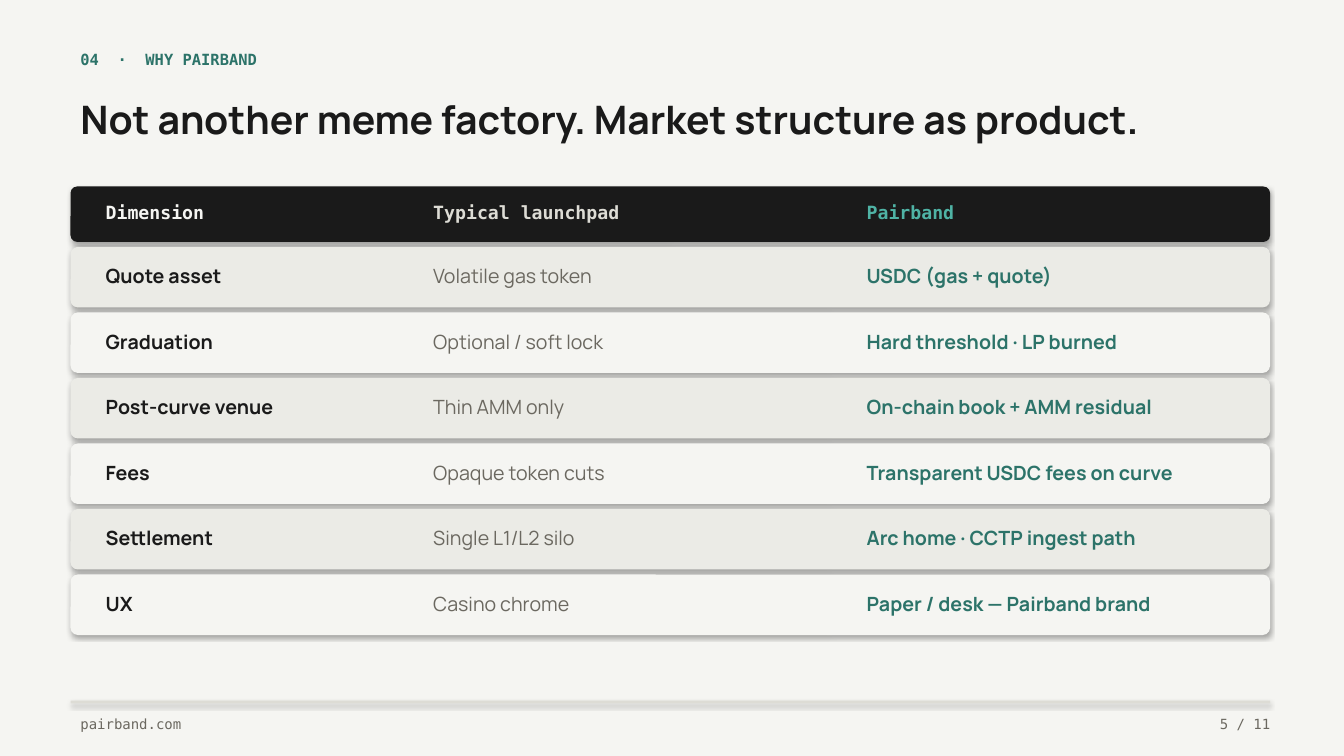
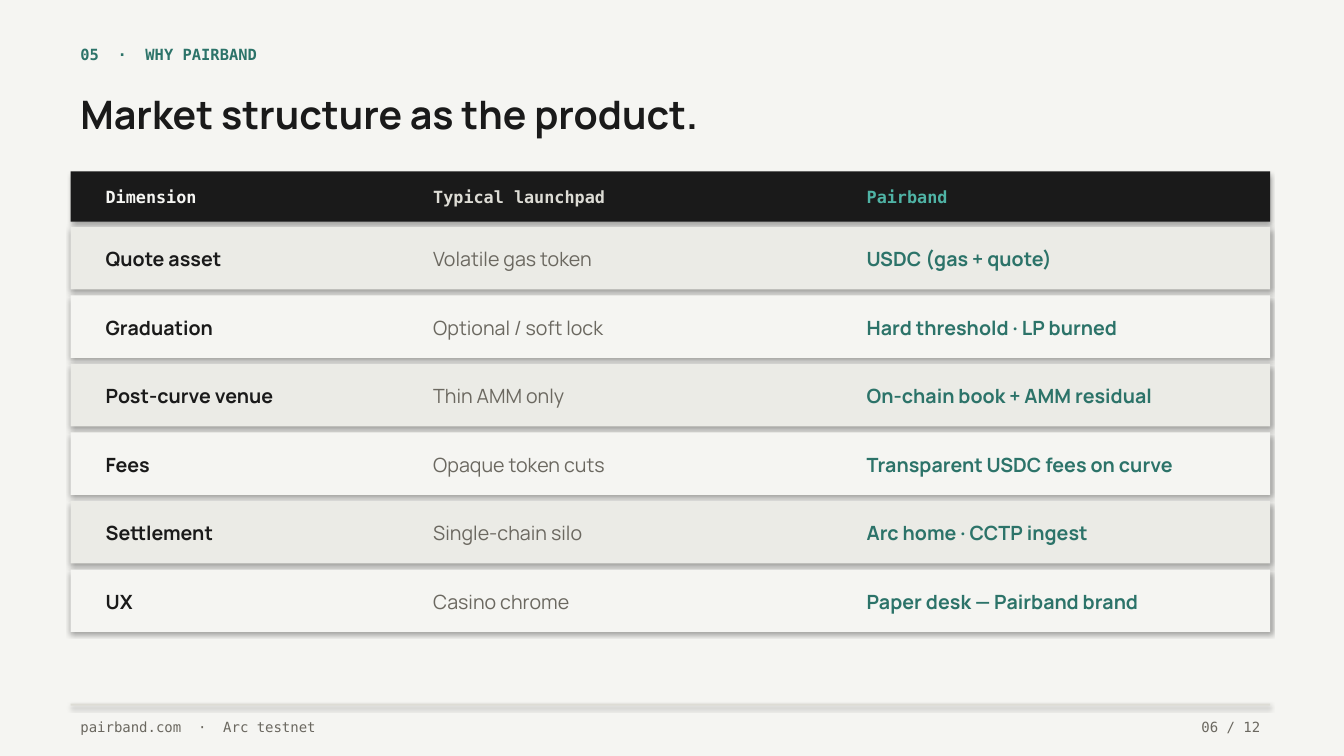
Before and after one commit to kunaldrall29/pairband-reimagine, a slide deck: slide 6 of docs/pitch/Pairband-Pitch-Deck.pptx (slide 5 before the commit). Drawn at 1344x756 pixels with LibreOffice and Linux fonts; fonts in the diff are those of the drawing. Boxes give left, top, right and bottom in pixels: in the first picture for what was removed or moved away, otherwise in the second. Text is boxed around its words. In the diff, an @@ line names an element or a change of style, - is before the commit and + after.

```diff
--- a/docs/pitch/Pairband-Pitch-Deck.pptx
+++ b/docs/pitch/Pairband-Pitch-Deck.pptx
@@ text at [80,48,257,60]: text changed @@
-04 · WHY PAIRBAND
+05 · WHY PAIRBAND
@@ text at [80,100,698,139]: text changed @@
-Not another meme factory. Market structure as product.
+Market structure as the product.
@@ rectangle: place and size @@
-rectangle at [71,187,1270,242]
+rectangle at [71,171,1270,222]
@@ size 13 to 12 pt; less space between paragraphs in 3 elements at [433,190,605,207], [867,190,948,203], [106,190,197,204] @@
@@ text "Dimension": place and size @@
-text "Dimension" at [106,205,204,220]
+text "Dimension" at [106,190,197,204]
@@ text "Typical launchpad": place and size @@
-text "Typical launchpad" at [433,205,619,223]
+text "Typical launchpad" at [433,190,605,207]
@@ text "Pairband": place and size @@
-text "Pairband" at [867,205,955,219]
+text "Pairband" at [867,190,948,203]
@@ rounded rectangle to rectangle in 7 elements at [71,570,1270,632], [71,501,1270,564], [71,433,1270,495], [71,364,1270,426], [71,295,1270,358], [71,171,1270,222], [71,227,1270,289] @@
@@ rectangle: place and size @@
-rectangle at [71,247,1270,308]
+rectangle at [71,227,1270,289]
@@ less space between paragraphs in 15 elements at [433,594,569,609], [106,595,133,610], [106,525,213,541], [433,457,605,477], [867,457,1173,477], [106,458,150,473], [433,388,564,408], [867,388,1152,404], [106,389,273,404], [433,320,603,340], [867,320,1117,336], [106,320,213,336], [433,251,591,271], [867,249,1051,271], [106,251,221,267] @@
@@ text "Quote asset": place and size @@
-text "Quote asset" at [106,268,221,284]
+text "Quote asset" at [106,251,221,267]
@@ text "Volatile gas token": place and size @@
-text "Volatile gas token" at [433,268,591,288]
+text "Volatile gas token" at [433,251,591,271]
@@ text "USDC (gas + quote)": place and size @@
-text "USDC (gas + quote)" at [867,266,1051,288]
+text "USDC (gas + quote)" at [867,249,1051,271]
@@ rectangle: place and size @@
-rectangle at [71,313,1270,373]
+rectangle at [71,295,1270,358]
@@ text "Graduation": place and size @@
-text "Graduation" at [106,334,213,350]
+text "Graduation" at [106,320,213,336]
@@ text "Optional / soft lock": place and size @@
-text "Optional / soft lock" at [433,334,603,354]
+text "Optional / soft lock" at [433,320,603,340]
@@ text "Hard threshold · LP burned": place and size @@
-text "Hard threshold · LP burned" at [867,334,1117,350]
+text "Hard threshold · LP burned" at [867,320,1117,336]
@@ rectangle: place and size @@
-rectangle at [71,378,1270,439]
+rectangle at [71,364,1270,426]
@@ text "Post-curve venue": place and size @@
-text "Post-curve venue" at [106,400,273,415]
+text "Post-curve venue" at [106,389,273,404]
@@ text "Thin AMM only": place and size @@
-text "Thin AMM only" at [433,399,564,419]
+text "Thin AMM only" at [433,388,564,408]
@@ text "On-chain book + AMM residual": place and size @@
-text "On-chain book + AMM residual" at [867,399,1152,415]
+text "On-chain book + AMM residual" at [867,388,1152,404]
@@ rectangle: place and size @@
-rectangle at [71,444,1270,504]
+rectangle at [71,433,1270,495]
@@ text "Fees": place and size @@
-text "Fees" at [106,466,150,481]
+text "Fees" at [106,458,150,473]
@@ text "Opaque token cuts": place and size @@
-text "Opaque token cuts" at [433,465,605,485]
+text "Opaque token cuts" at [433,457,605,477]
@@ text "Transparent USDC fees on curve": place and size @@
-text "Transparent USDC fees on curve" at [867,465,1173,485]
+text "Transparent USDC fees on curve" at [867,457,1173,477]
@@ rectangle: place and size @@
-rectangle at [71,509,1270,570]
+rectangle at [71,501,1270,564]
@@ text at [433,525,582,545]: text changed @@
-Single L1/L2 silo
+Single-chain silo
@@ text at [867,525,1088,545]: text changed @@
-Arc home · CCTP ingest path
+Arc home · CCTP ingest
@@ rectangle: place and size @@
-rectangle at [71,575,1270,635]
+rectangle at [71,570,1270,632]
@@ text at [867,594,1138,614]: text changed @@
-Paper / desk — Pairband brand
+Paper desk — Pairband brand
@@ text removed at [1220,719,1270,729] @@
-5 / 11
@@ text at [80,721,316,735]: text changed @@
-pairband.com
+pairband.com · Arc testnet
@@ text added at [1201,721,1260,732], 10 pt, text #6B6860 @@
+06 / 12
```
Also in this commit, not shown: 9 other slides changed, 2 slides added, 1 slide removed, 1 other file.
